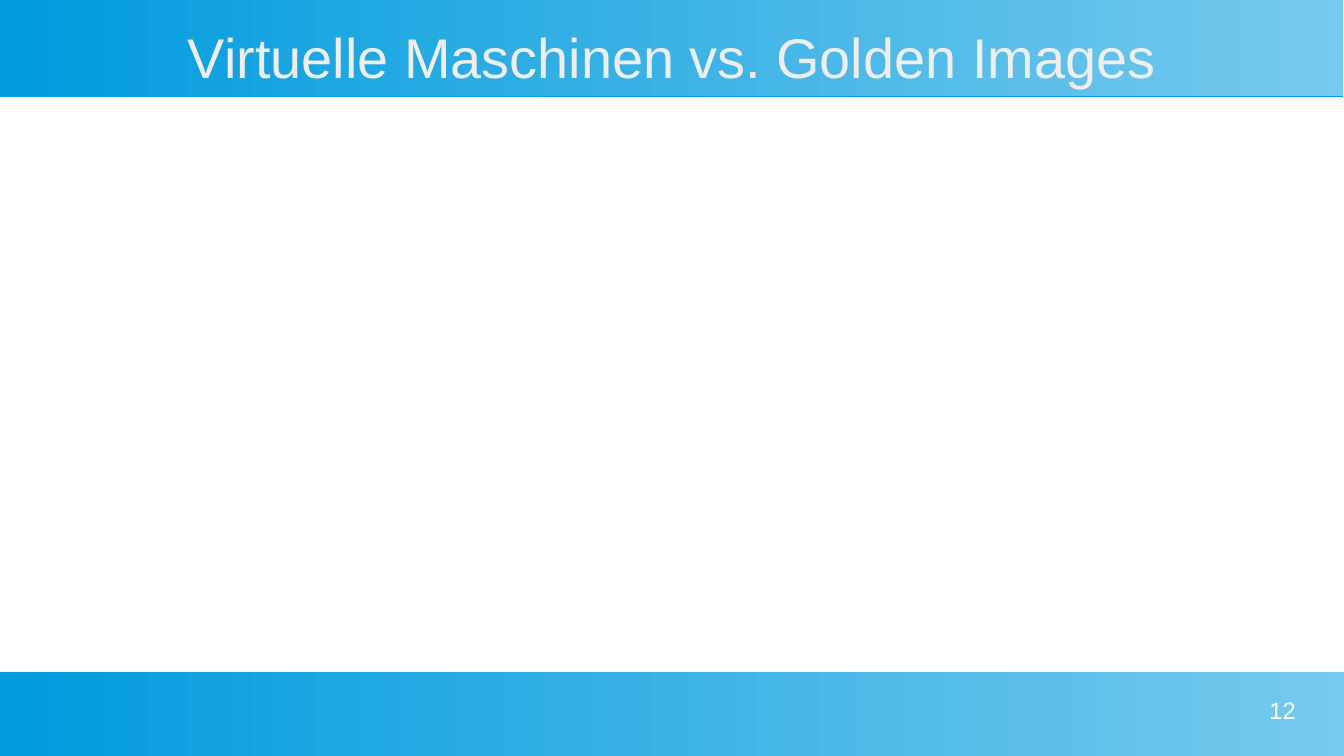
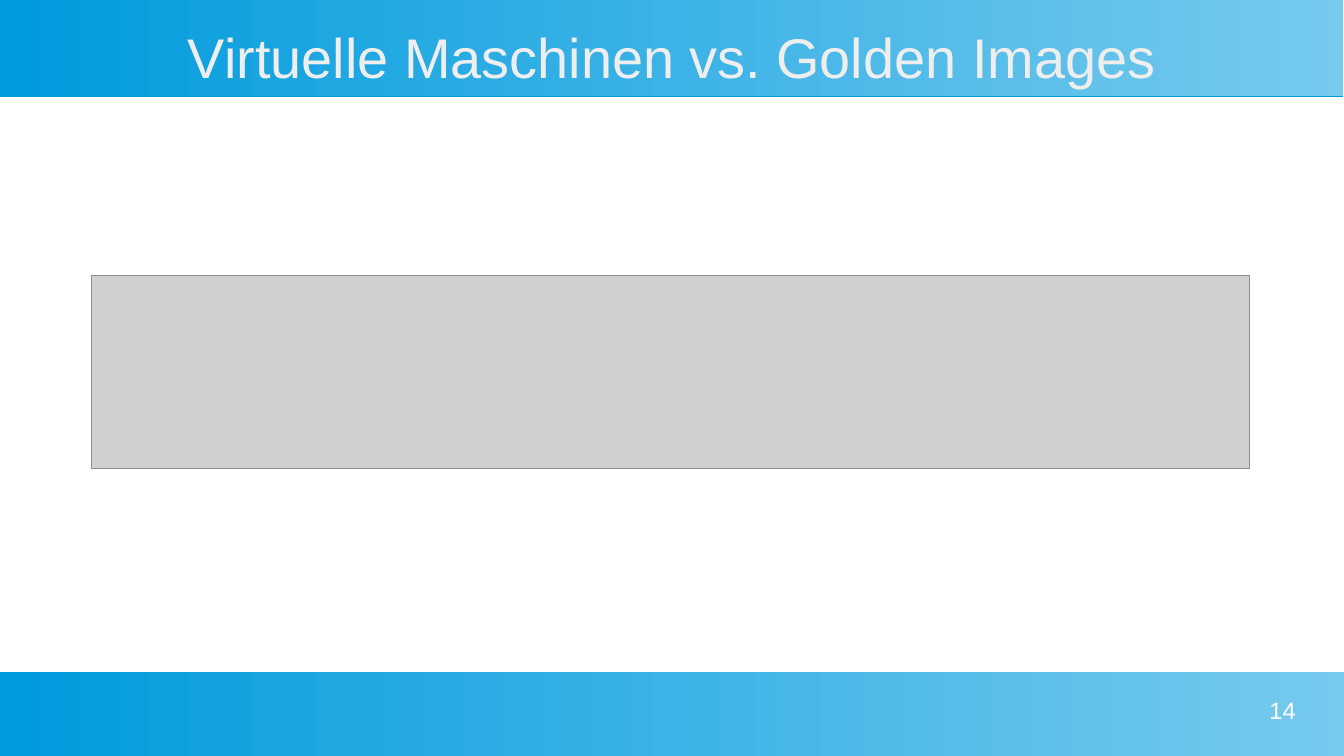
Before and after one commit to NemanjaTomic57/packer-workshop, a slide deck: slide 14 of presentation.odp (slide 12 before the commit). Drawn at 1344x756 pixels with LibreOffice and Linux fonts; fonts in the diff are those of the drawing; grey boxes stand for pictures. Boxes give left, top, right and bottom in pixels: in the first picture for what was removed or moved away, otherwise in the second. Text is boxed around its words. In the diff, an @@ line names an element or a change of style, - is before the commit and + after.

```diff
--- a/presentation.odp
+++ b/presentation.odp
@@ picture added at (91,276,1250,468) @@
@@ page number at (1269,702,1295,719): text changed @@
-12
+14
```
Also in this commit, not shown: 2 other slides changed, 5 slides added, 1 slide removed, 8 other files.
